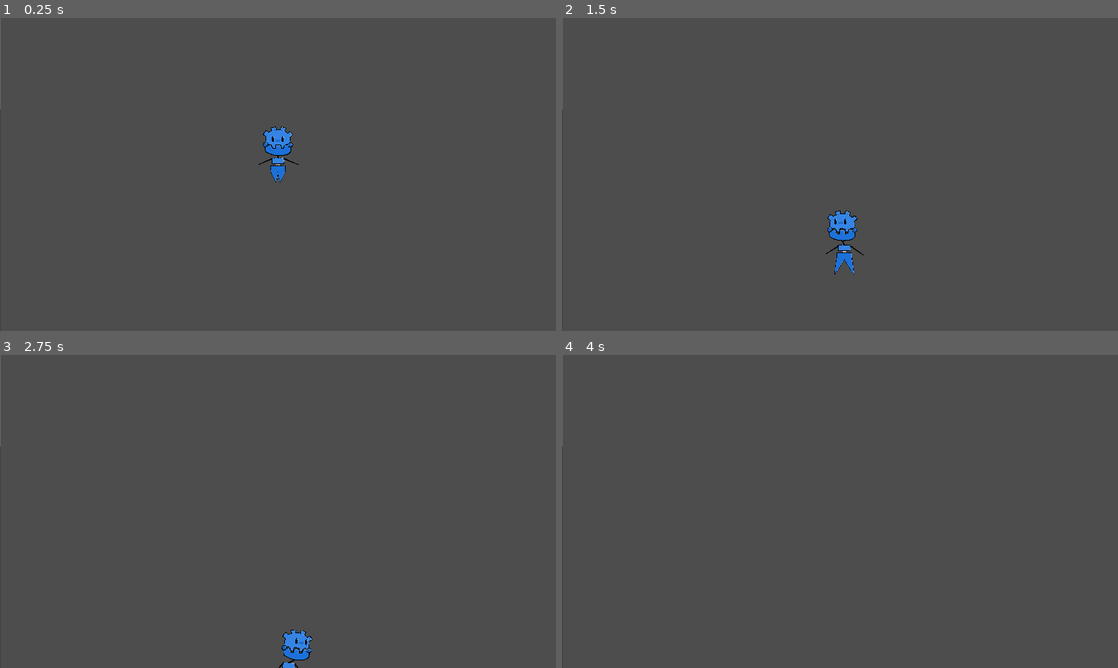
Above: before the commit, frames 1-4 (two rows, left to right).
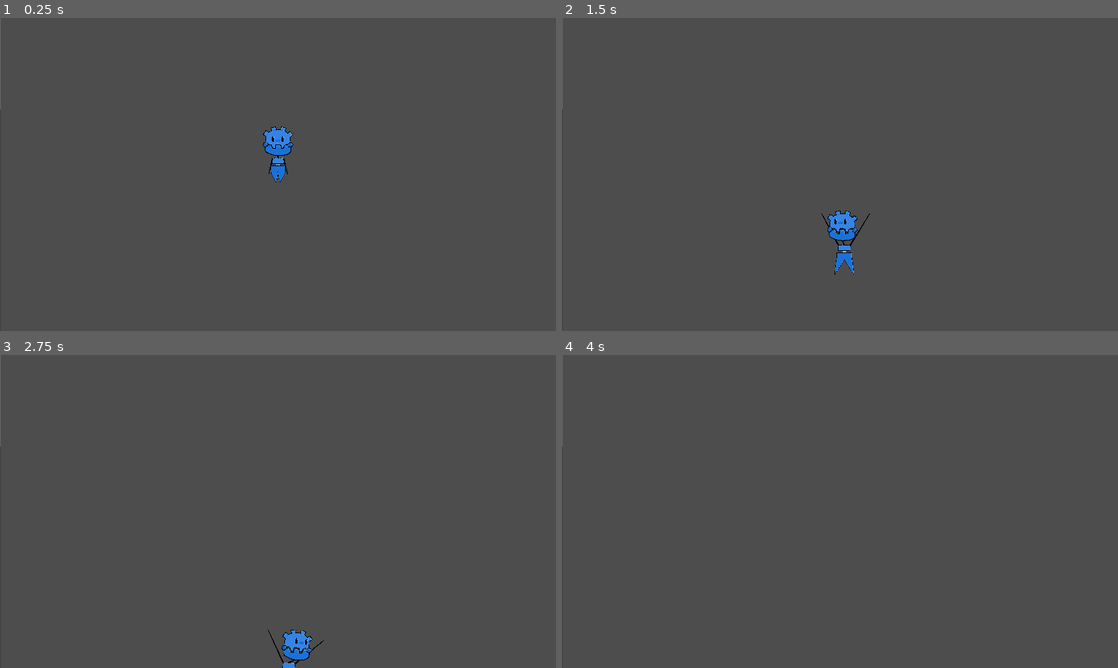
Above: after the commit, the same moments.

Repository: gamesforklaus/brainfluff
Game: Godot game, scene res://scene/entity/player.tscn
Same seed, same stepped clock (60 frames per second), same inputs: the game is played once before the commit and once after it. This scene is started directly instead of the project's main scene. Sound files missing from this copy of the repository are replaced by a short silence.
Inputs (mouse positions are in pixels of both pictures, inside the frame that each line leads up to):
- Up to frame 1 (0.25 s): no input
- Up to frame 2 (1.5 s): tap Enter at 0.5 s; move the mouse to (962, 158) at 0.52 s; hold D (move_right) 0.53-1.28 s; tap S (look_down) at 0.6 s; click (962, 158) at 0.67 s; tap Space (jump) at 0.77 s; move the mouse to (728, 190) at 1.27 s; hold A (move_left) from 1.28 s (still down); tap W (look_up) at 1.35 s
- Up to frame 3 (2.75 s): tap Space (jump) at 1.52 s; move the mouse to (333, 442) at 2.02 s; release A (move_left) at 2.03 s; hold D (move_right) from 2.03 s (still down); tap X at 2.1 s
- Up to frame 4 (4 s): move the mouse to (812, 574) at 2.77 s; tap Z at 2.85 s; click (812, 574) at 2.92 s; tap Space (jump) at 3.02, 3.77 s; move the mouse to (1006, 558) at 3.52 s; release D (move_right) at 3.53 s; hold A (move_left) from 3.53 s (still down); tap S (look_down) at 3.6 s

The runs differ from the first frame. In frame 1, less than 0.1% of the frame differs, in the area x 46-54%, y 44-50%; in frame 2, less than 0.1%, in the area x 46-56%, y 62-76%; in frame 3, less than 0.1%; in frame 4, nothing differs.

Commit message:
arm anims

Diff:
--- a/scene/entity/skin/sk_vector.tscn
+++ b/scene/entity/skin/sk_vector.tscn
@@ -201,7 +201,6 @@
 TARGET = NodePath("../../../../ik_pointers/l_arm_pointer")
 MAXIMUM_LENGTH = 2.5
 metadata/_edit_group_ = true
-metadata/_local_pose_override_enabled_ = true
 
 [node name="hand_l" type="Marker2D" parent="skeleton/waist/torso/arm_l"]
 position = Vector2(-35, 0)
@@ -229,7 +228,6 @@
 TARGET = NodePath("../../../../ik_pointers/r_arm_pointer")
 MAXIMUM_LENGTH = 2.5
 metadata/_edit_group_ = true
-metadata/_local_pose_override_enabled_ = true
 
 [node name="hand_r" type="Marker2D" parent="skeleton/waist/torso/arm_r"]
 position = Vector2(35, 0)
@@ -260,7 +258,6 @@
 TARGET = NodePath("../../../ik_pointers/l_foot_pointer")
 MAXIMUM_LENGTH = 1.5
 metadata/_edit_group_ = true
-metadata/_local_pose_override_enabled_ = true
 
 [node name="foot_l" type="RayCast2D" parent="skeleton/waist/leg_l" node_paths=PackedStringArray("HIT_NODE")]
 position = Vector2(0, -9.25064e-05)
@@ -292,7 +289,6 @@
 TARGET = NodePath("../../../ik_pointers/r_foot_pointer")
 MAXIMUM_LENGTH = 1.5
 metadata/_edit_group_ = true
-metadata/_local_pose_override_enabled_ = true
 
 [node name="foot_r" type="RayCast2D" parent="skeleton/waist/leg_r" node_paths=PackedStringArray("HIT_NODE")]
 position = Vector2(0, -9.53674e-07)
@@ -320,10 +316,10 @@
 [node name="ik_pointers" type="Node2D" parent="."]
 
 [node name="l_arm_pointer" type="Marker2D" parent="ik_pointers"]
-position = Vector2(-47.5, -55)
+position = Vector2(-42.5, -33)
 
 [node name="r_arm_pointer" type="Marker2D" parent="ik_pointers"]
-position = Vector2(48.5, -55)
+position = Vector2(43.5, -33)
 
 [node name="l_foot_pointer" type="Marker2D" parent="ik_pointers"]
 position = Vector2(-7, 0)
--- a/scene/phys_material.tres
+++ b/scene/phys_material.tres
@@ -1,4 +1,4 @@
 [gd_resource type="PhysicsMaterial" format=3 uid="uid://cfg3bvh67a7xo"]
 
 [resource]
-friction = 0.1
+friction = 0.8
--- a/script/bone/bone_bobble.gd
+++ b/script/bone/bone_bobble.gd
@@ -6,9 +6,13 @@
 
 @export var ENABLED          : bool      = true
 @export var PHYS_BODY        : PhysicsBody2D
+@export_category("SpringPhysics")
 @export var DAMPENING        : float     = 0.15
 @export var TENSION          : float     = 0.2
 @export var MAXIMUM_DISTANCE : Vector2   = Vector2(8.0, -8.0)
+@export_category("InterpretedPhysics")
+@export var PHYSICS_FACTOR   : float     = 2.0
+@export var PHYSICS_EXTENTS  : float     = 4.0
 
 # Starting position
 @onready var start_pos : Vector2 = position
@@ -40,11 +44,11 @@
 	# divide into current
 	var max_spd = PHYS_BODY.GROUND_SPEED * delta
 	var current_spd = PHYS_BODY.linear_velocity
-	var interpret = current_spd / max_spd * -2
+	var interpret = current_spd / max_spd * -PHYSICS_FACTOR
 
 	return Vector2(
-		clampf(interpret.x, -4, 4),
-		clampf(interpret.y, -4, 4)
+		clampf(interpret.x, -PHYSICS_EXTENTS, PHYSICS_EXTENTS),
+		clampf(interpret.y, -PHYSICS_EXTENTS, PHYSICS_EXTENTS)
 	)
 
 func get_input_vector() -> Vector2:
--- a/script/player.gd
+++ b/script/player.gd
@@ -98,6 +98,7 @@
 
 			# Animate
 			ani_legs_idle()
+			ani_hands_idle()
 
 			# Movement
 			velocity = lerp(
@@ -116,6 +117,7 @@
 
 			# Animate
 			ani_legs_walking()
+			ani_hands_walking()
 
 			# Movement
 			velocity = lerp(
@@ -130,6 +132,7 @@
 
 			# Animate
 			ani_legs_air()
+			ani_hands_air()
 
 			# Movement
 			velocity = lerp(
@@ -150,6 +153,7 @@
 
 			# Animate
 			ani_legs_air()
+			ani_hands_air()
 
 			# Movement
 			velocity = lerp(
@@ -160,6 +164,7 @@
 
 	# Run global animation calls
 	position_feet()
+	position_hands()
 	calculate_gyro()
 
 	# Apply velocity
@@ -294,6 +299,61 @@
 		.25
 	)
 
+# Sets idle position for hands
+func ani_hands_idle() -> void:
+	# Interpolate to defaults
+	h_target_pos[0] = lerp(
+			h_target_pos[0],
+			h_default_pos[0],
+			.1
+		)
+	h_target_pos[1] = lerp(
+		h_target_pos[1],
+		h_default_pos[1],
+		.1
+	)
+
+# Sets walking positions for hands
+func ani_hands_walking() -> void:
+	# Get movement vector
+	var movement_vec = get_movement_vector()
+
+	# Set leg marker positions
+	h_target_pos[0] = lerp(
+		h_target_pos[0],
+		calculate_anim_position(h_default_pos[0], HAND_RADIUS),
+		.5
+	)
+	h_target_pos[1] = lerp(
+		h_target_pos[1],
+		calculate_anim_position(h_default_pos[1], HAND_RADIUS, -100),
+		.5
+	)
+
+# Sets air-borne positions for hands
+func ani_hands_air() -> void:
+	# Declare variables
+	var air_velocity = linear_velocity.y
+	var factor : float
+
+	# Calculate factors based on air velocity
+	# direction; moving up moves hands downwards,
+	# moving down moves hands upwards and out
+	air_velocity = clamp(air_velocity / 500.0, -1.0, 1.0)
+	factor = 2 * air_velocity + 2
+
+	# Set leg marker positions
+	h_target_pos[0] = lerp(
+		h_target_pos[0],
+		h_default_pos[0] * Vector2(1, factor),
+		.25
+	)
+	h_target_pos[1] = lerp(
+		h_target_pos[1],
+		h_default_pos[1] * Vector2(1, factor),
+		.25
+	)
+
 # Calculates animation positions
 func calculate_anim_position(origin : Vector2, radius : float, offset : float = 0) -> Vector2:
 	# Get values
@@ -302,7 +362,7 @@
 
 	return Vector2(
 		(origin.x + sin((time + offset) / 50.0) * vec * radius),
-		(-origin.y + cos((time + offset) / 50.0) * vec * radius)
+		(origin.y + cos((time + offset) / 50.0) * vec * radius)
 	)
 
 # Handles feet IK points
@@ -327,3 +387,8 @@
 	if FOOT_RAYCAST_R.get_collider():
 		if colliders[1].y < FOOT_R.position.y:
 			FOOT_R.position.y = colliders[1].y
+
+# Handles hand IK points
+func position_hands() -> void:
+	HAND_L.position = h_target_pos[0]
+	HAND_R.position = h_target_pos[1]
